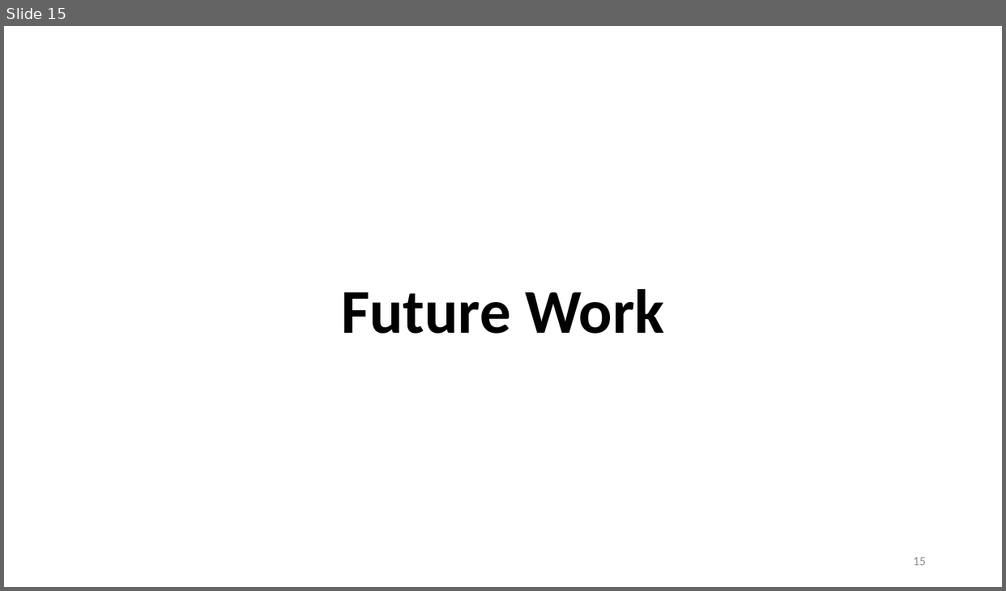
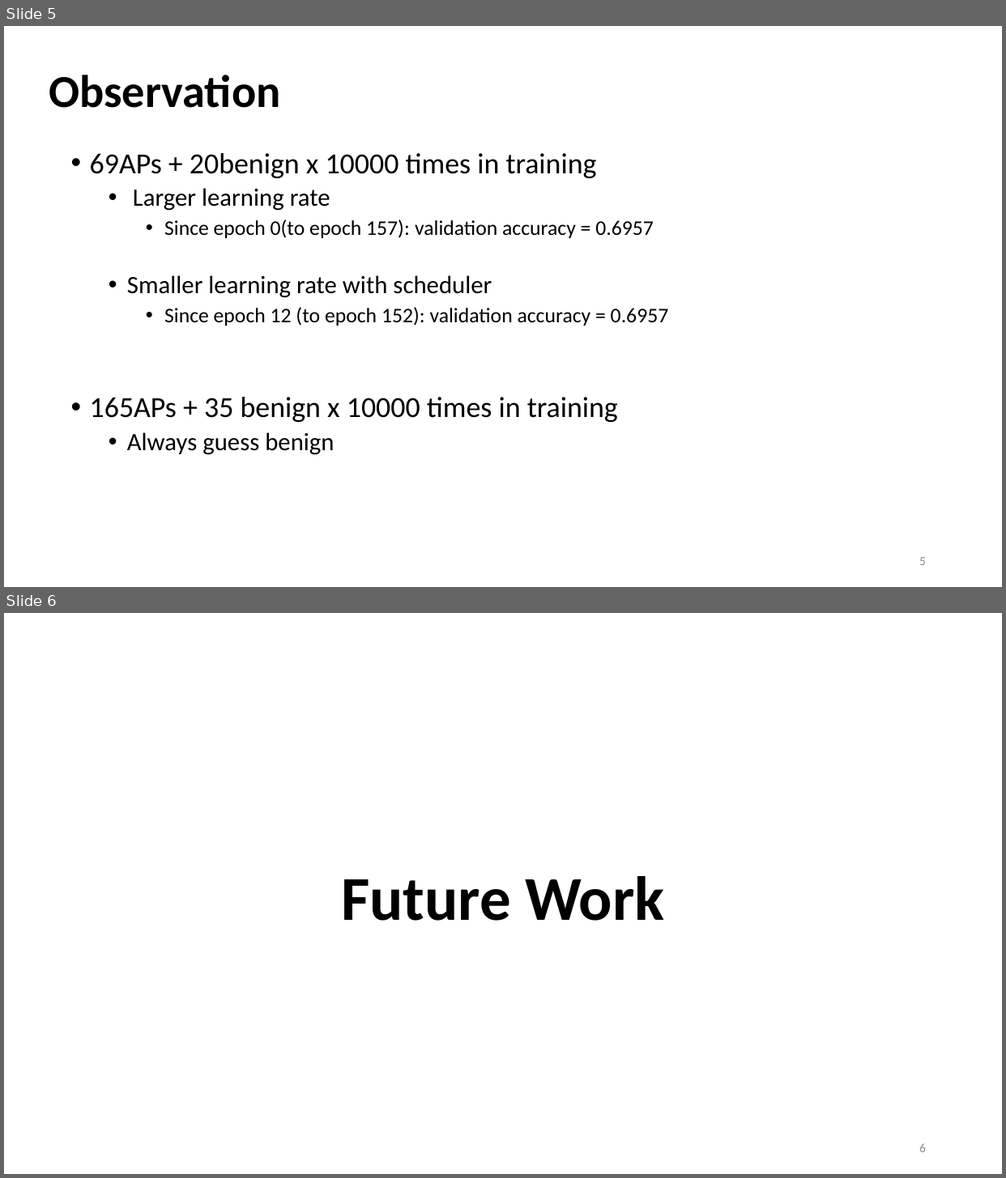
Before and after one commit to Bai1026/Intern-IIS, a slide deck: Meeting/Presentation_0823.pptx. Shown one above the other, each under a label of ours: slide 15 before the commit, slides 5 and 6 after it. The pictures are 1006x591 and 1006x1178 pixels, drawn with LibreOffice and Linux fonts; fonts in the diff are those of the drawing. Boxes give left, top, right and bottom in pixels: in the first picture for what was removed or moved away, otherwise in the second. Text is boxed around its words. In the diff, an @@ line names an element or a change of style, - is before the commit and + after.

```diff
--- a/Meeting/Presentation_0823.pptx
+++ b/Meeting/Presentation_0823.pptx
@@ slide 5 added at box(4, 26, 1002, 587), background #FFFFFF @@
@@ title added at box(49, 75, 281, 108), 44 pt, text #000000, bold @@
+Observation
@@ text added at box(90, 153, 669, 455), 20 pt, text #000000 @@
+• 69APs + 20benign x 10000 times in training
+  • Larger learning rate
+    • Since epoch 0(to epoch 157): validation accuracy = 0.6957
+  • Smaller learning rate with scheduler
+    • Since epoch 12 (to epoch 152): validation accuracy = 0.6957
+• 165APs + 35 benign x 10000 times in training
+  • Always guess benign
@@ page number added at box(919, 557, 926, 565), 12 pt, text #8C8C8C @@
+5
@@ what was slide 15 is now slide 6 @@
@@ page number at box(919, 1144, 926, 1152): text changed @@
-15
+6
```
Also in this commit, not shown: 3 slides changed, 10 slides removed, 2 other files.
